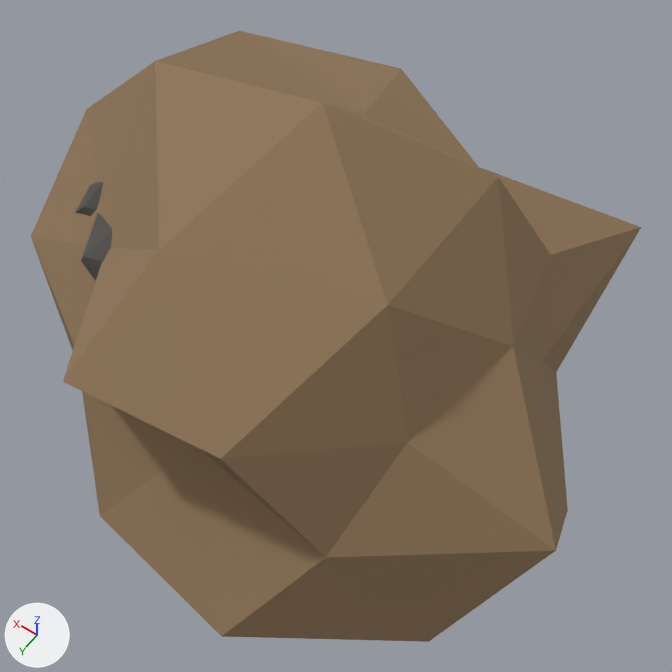
Renders of the glTF model assets/models/kits/rock_boulder_b.glb from each side of a commit.
The view is the same before and after, from a 50 mm camera at (-2.93, 3.95, 5.11) aimed at (-0.24, 0.18, -0.81). The lights are fixed; the arrows at lower left show +X, +Y and +Z. The first picture is the older version. Vertices at exactly the same position are counted once.

In view in the first picture: 'rock_boulder_b'.
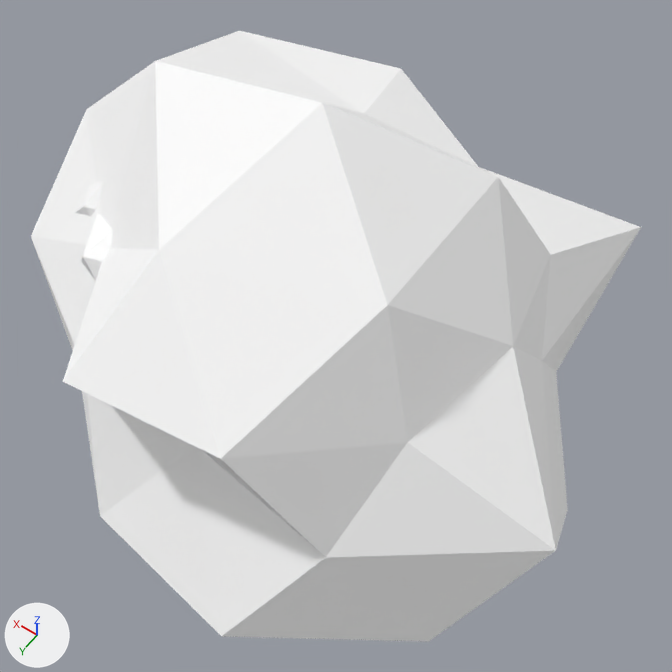
Location of each change, [x1, y1, x2, y2] in pixels of the pictures (672 x 672 px):
part 1 of me_rock_boulder_b, recoloured (brown to white): [31, 31, 641, 642] in both
part 2 of me_rock_boulder_b, recoloured (dark grey to white): [75, 182, 112, 281] in both

The change, as a diff of the scene's bpy script:
```diff
--- a/assets/models/kits/rock_boulder_b.glb.py
+++ b/assets/models/kits/rock_boulder_b.glb.py
@@ mat_m_beach_kit_trim @@
+mat_m_beach_kit_trim = principled_material('M_beach_kit_trim')
+mat_m_beach_kit_trim.base_color = (1.0, 1.0, 1.0)  # white #ffffff
+mat_m_beach_kit_trim.roughness = 0.92
@@ me_rock_boulder_b @@
 me_rock_boulder_b.from_pydata(...)  # 78 vertices, 140 faces; spans x -2.54..2.58, y -2.38..2.4, z -2.46..1.28
 # used by ob_rock_boulder_b; location = (0.0, 0.0, 0.0)
+# me_rock_boulder_b part 1: all 80 faces that had it switch from mat_rock_warm (brown #8f7557) to mat_m_beach_kit_trim (white #ffffff)
+# me_rock_boulder_b part 2: all 60 faces that had it switch from mat_rock_dark (dark grey #524f4c) to mat_m_beach_kit_trim (white #ffffff)
```
